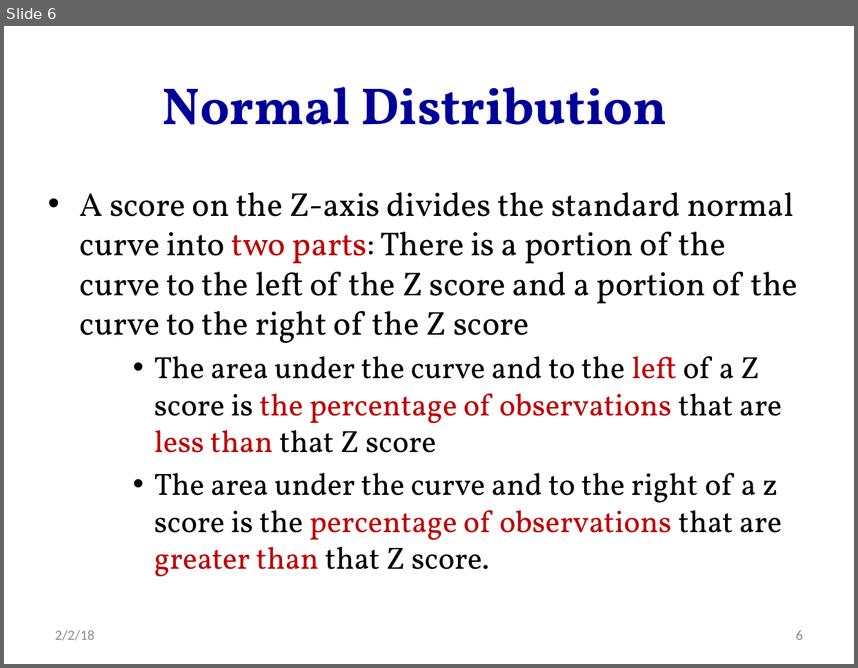
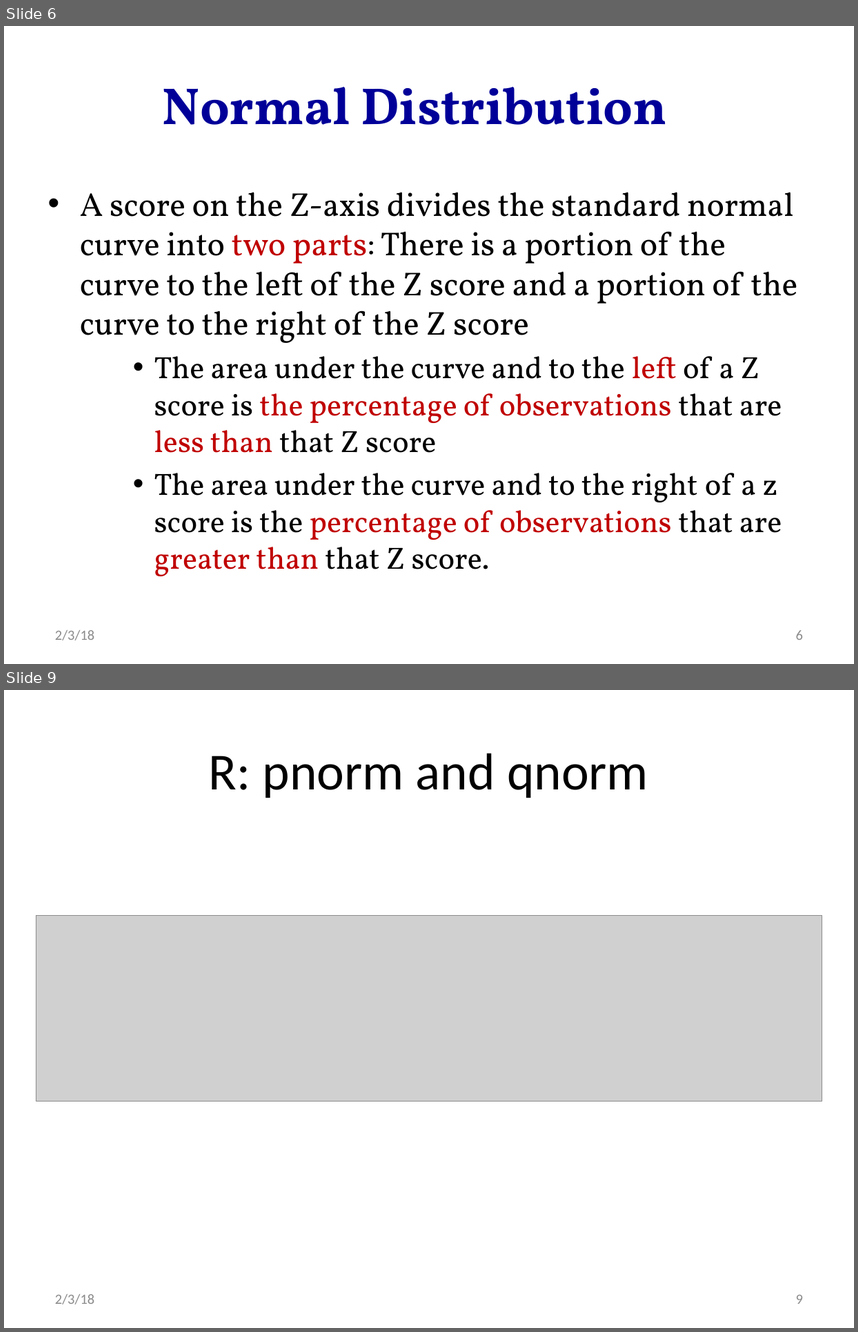
Before and after one commit to hejibo/Psychological-Statistics, a slide deck: Lecture 5- Exercise--Normal Curve, Linear Transformations, and Standard Scores/Lecture 5- Exercise--Normal Curve, Linear Transformations, and Standard Scores.pptx. Shown one above the other, each under a label of ours: slide 6 before the commit, slides 6 and 9 after it; the slides between them are not shown. The pictures are 858x668 and 858x1332 pixels, drawn with LibreOffice and Linux fonts; fonts in the diff are those of the drawing; grey boxes stand for pictures. Boxes give left, top, right and bottom in pixels: in the first picture for what was removed or moved away, otherwise in the second. Text is boxed around its words. In the diff, an @@ line names an element or a change of style, - is before the commit and + after.

Commit message:
add correct solution for excercise 4, about qnorm

```diff
--- a/Lecture 5- Exercise--Normal Curve, Linear Transformations, and Standard Scores/Lecture 5- Exercise--Normal Curve, Linear Transformations, and Standard Scores.pptx
+++ b/Lecture 5- Exercise--Normal Curve, Linear Transformations, and Standard Scores/Lecture 5- Exercise--Normal Curve, Linear Transformations, and Standard Scores.pptx
@@ slide 9 added at <box>4,690,854,1328</box>, background #FFFFFF @@
@@ title added at <box>209,753,648,798</box>, 44 pt, text #000000 @@
+R: pnorm and qnorm
@@ picture added at <box>36,915,822,1101</box> @@
@@ text added at <box>55,1294,94,1304</box>, 12 pt, text #8C8C8C @@
+2/3/18
@@ page number added at <box>796,1294,803,1303</box>, 12 pt, text #8C8C8C @@
+9
@@ slide 6 changed as well @@
@@ text at <box>55,630,94,640</box>: text changed @@
-2/2/18
+2/3/18
```
Also in this commit, not shown: 20 other slides changed, 3 other slides added, 8 other files.
